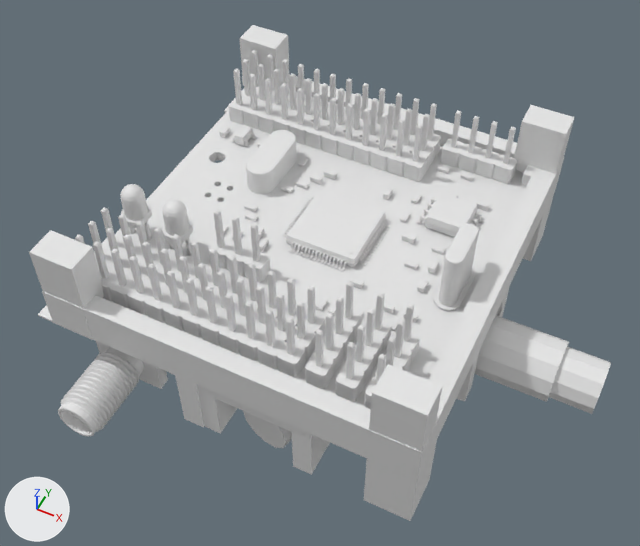
One commit to the Blender file blender3d/multi/mp_plus_rf.blend: the scene before it, then after it.
Before and after are seen from a camera (50 mm lens) standing at (37.1, -73.4, 102.0) and looking at (2.5, -4.0, 15.3). Lighting does not change. The marker at lower left points along +X, +Y and +Z. The picture after the commit comes second.
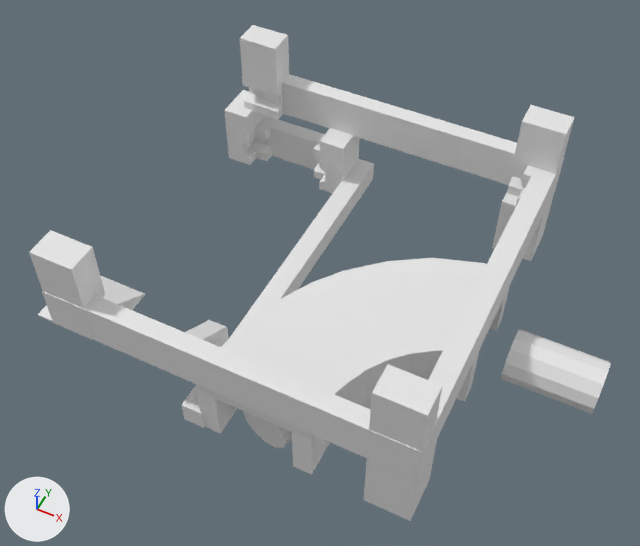
Location of each change, [x1, y1, x2, y2] in pixels of the pictures (640 x 546 px):
'mp_board', hidden: before [75, 50, 526, 410]
'nrf24l01_pa_lna', hidden: before [58, 130, 297, 436]
'Cube.032', moved, rescaled: before [175, 375, 204, 428]; after [182, 159, 374, 428]
'Cylinder.009', hidden: before [474, 315, 569, 402]
'Cube.033', unchanged, uncovered by the edit: before [197, 286, 510, 475]; after [196, 258, 510, 475]
'Cube.009', unchanged, uncovered by the edit: before [282, 74, 517, 158]; after [282, 74, 523, 185]
'Cube.012', unchanged, uncovered by the edit: after [268, 120, 325, 170]
'Cube.004', unchanged, uncovered by the edit: after [226, 116, 277, 165]

The change in detail:
me_cube_004 is used by ob_cube_032; location (-4.3, 2.3, 7.7); scale (8.23, 2.96, 1.98).
me_cube_004 had 8 vertices, 6 faces and spanned x -0.2..0.2, y -9.6..7.9, z -1.0..3.9.
me_cube_004 now has 8 vertices, 6 faces and spans x -0.2..0.2, y -9.6..7.9, z -1.1..0.6.
me_cube_004 part 1: the whole mesh is scaled about its middle by (1, 1, 0.337), then moved by (0.0, 0.0, -1.7).
Object 'nrf24l01_pa_lna' (ob_nrf24l01_pa_lna) is now hidden.
Object 'mp_board' (ob_mp_board) is now hidden.
Object 'Cylinder.009' (ob_cylinder_009) is now hidden.
